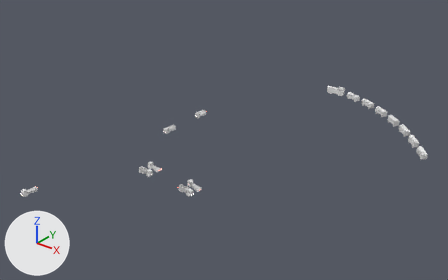
What one commit did to the FBX model Assets/Art/KayseriIsland/Models/Iron/Phase3/Vehicles_P3.fbx.
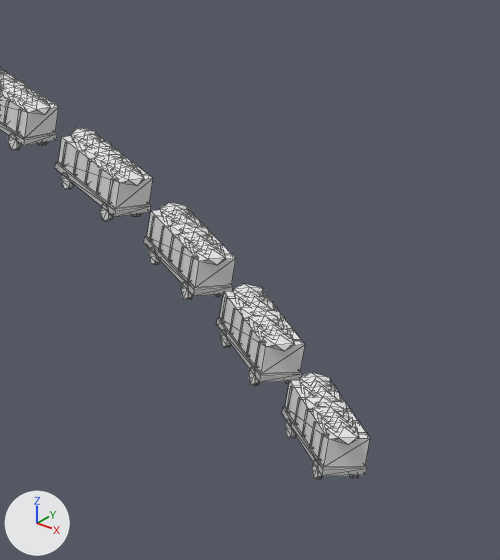
The first picture shows the older version from a 50 mm camera at (279.0, -234.0, 194.0) aimed at (56.0, 44.0, 22.0). The close-ups show the older and then the newer version on the part from 85% to 99% of the width and 35% to 61% of the height of that picture. Only the edits that show in the close-ups are written down. Lighting does not change. The marker at lower left points along +X, +Y and +Z. The close-ups show mesh edges as thin lines. Where no turn or scale is listed for an object, it has been applied to the vertices. Vertices at exactly the same position are counted once.

Objects in the first close-up: 'wagon.002', 'wagon.003', 'wagon.004', 'wagon.005', 'wagon.006'.
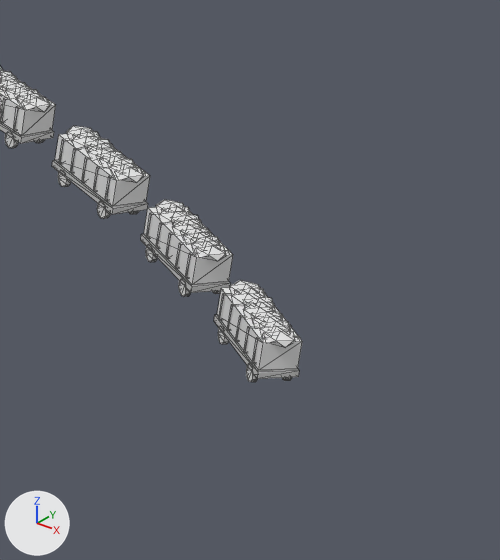
Pixel boxes [x1, y1, x2, y2] of what changed, in the close-ups (500 x 560 px):
'wagon.006', moved, turned: before [282, 372, 370, 479]; after [214, 280, 302, 382]
'wagon.005', shading changed, moved, turned: before [216, 284, 305, 386]; after [141, 200, 233, 296]
'wagon.004', moved, turned: before [144, 202, 236, 300]; after [52, 126, 150, 219]
'wagon.003', moved, turned: before [55, 128, 153, 221]; after [0, 67, 56, 148]
'wagon.002', moved, turned (not visible afterwards): before [0, 68, 59, 150]
part 1 of me_wagon_src_006, shading changed: before [216, 291, 305, 386]; after [141, 205, 233, 296]

The edits, one by one:
me_wagon_src_006 has 268 vertices, 448 faces and spans x -5.64..5.64, y -1.85..1.85, z 0.1..5.3.
me_wagon_src_006 is used by ob_wagon_005; location (144.93, 134.44, 10.81); rotation (0.0, -0.039, 2.337), in degrees (0, -2.2, 134).
me_wagon_src_006 part 1: edges marked sharp go from 0 to 424.
Object 'wagon.006' (ob_wagon_006) moves from (155.72, 122.69, 10.19) to (144.49, 134.89, 10.84).
Object 'wagon.006' (ob_wagon_006) turns from (0, -2.3, 131) to (0, -2.2, 134) degrees about x, y and z.
Object 'wagon.002' (ob_wagon_002) moves from (107.53, 163.36, 12.4) to (92.76, 170.54, 12.76).
Object 'wagon.002' (ob_wagon_002) turns from (0, -1.6, 151) to (0, -0.7, 158) degrees about x, y and z.
Object 'wagon.004' (ob_wagon_004) moves from (133.55, 145.43, 11.41) to (120.48, 155.41, 11.96).
Object 'wagon.004' (ob_wagon_004) turns from (0, -2.1, 139) to (0, -1.9, 146) degrees about x, y and z.
Object 'wagon.005' (ob_wagon_005) moves from (144.93, 134.44, 10.81) to (133.11, 145.81, 11.43).
Object 'wagon.005' (ob_wagon_005) turns from (0, -2.2, 134) to (0, -1.8, 139) degrees about x, y and z.
Object 'wagon.003' (ob_wagon_003) moves from (120.92, 155.11, 11.94) to (107.1, 163.6, 12.41).
Object 'wagon.003' (ob_wagon_003) turns from (0, -1.9, 146) to (0, -1.6, 151) degrees about x, y and z.
